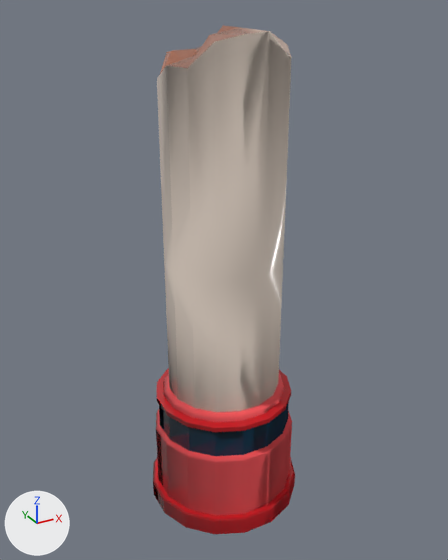
The FBX model Assets/People/RJ/Level/[export]/pillar02.fbx: old version first, new version second.
Before and after are seen from a 50 mm lens placed at (-1.71, -3.12, 3.15), pointed at (0.01, 0.02, 1.58). Lighting does not change. The marker at lower left points along +X, +Y and +Z. Where no turn or scale is listed for an object, it has been applied to the vertices.

In view in the first picture: 'pillar02'.
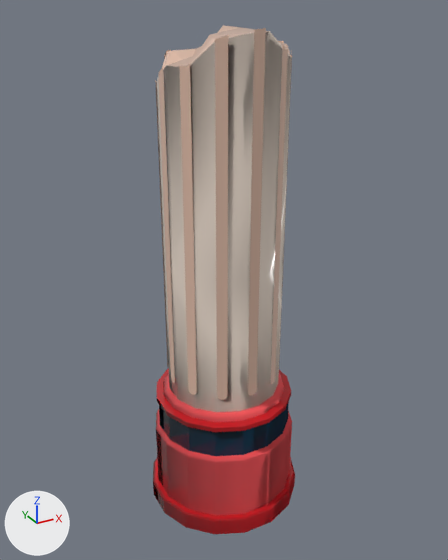
Where the change shows, as pixel boxes [x1, y1, x2, y2] in the pictures (448 x 560 px):
part 1 of me_mesh, added (beige)
    after: [155, 28, 292, 400]
part 2 of me_mesh, surface changed
    both: [162, 35, 214, 69]

Patch to the scene script:
```diff
--- a/Assets/People/RJ/Level/[export]/pillar02.fbx.py
+++ b/Assets/People/RJ/Level/[export]/pillar02.fbx.py
@@ me_mesh @@
 # used by ob_pillar02; location = (0.0, 0.0, 0.0)
-me_mesh.from_pydata(...)  # 264 vertices, 255 faces; spans x -0.51..0.51, y -0.51..0.51, z 0.0..3.06
+me_mesh.from_pydata(...)  # 412 vertices, 634 faces; spans x -0.51..0.51, y -0.51..0.51, z 0.0..3.06
+# me_mesh part 1: 148 vertices added at x -0.37..0.37, y -0.37..0.37, z 0.95..3.06
+# me_mesh part 2: 2 kept faces spanning x -0.31..-0.17, y -0.3..0.31, z 2.77..3.02 get new texture (UV) coordinates
 me_mesh.materials.append(mat_material__2)
```
